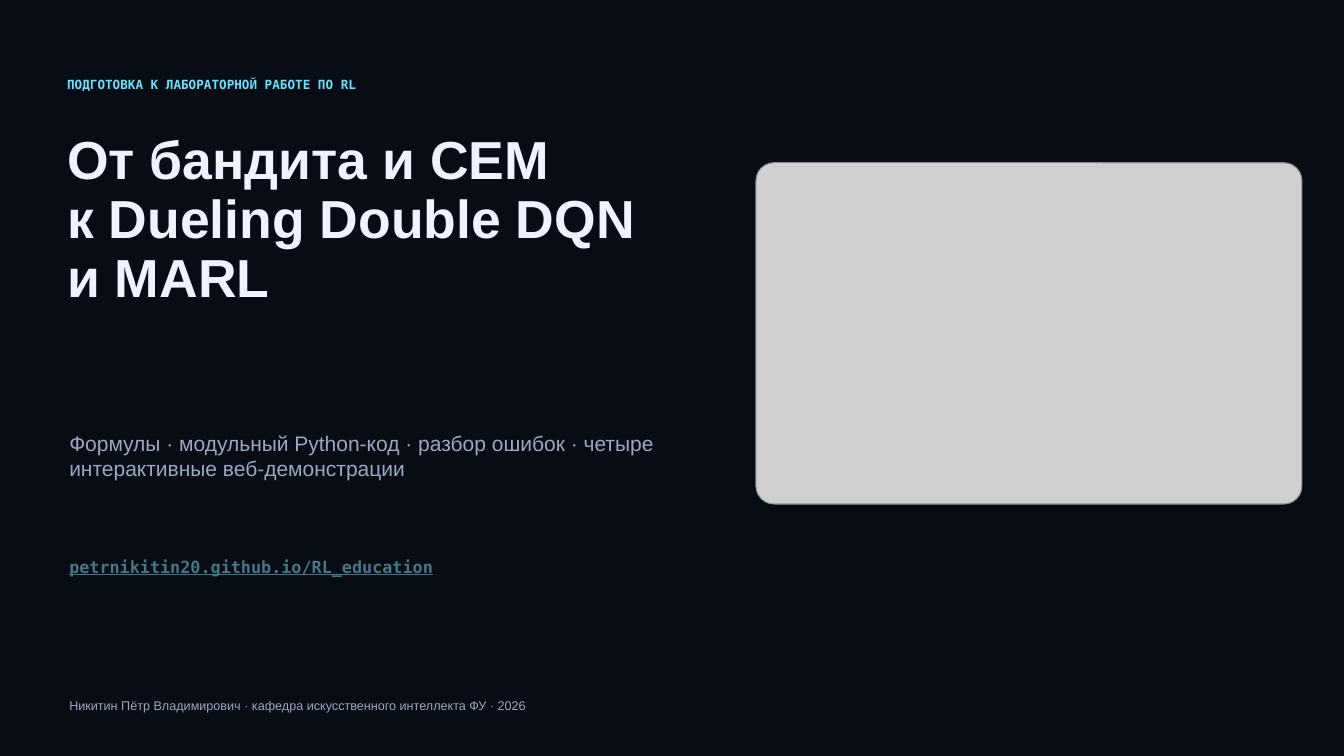
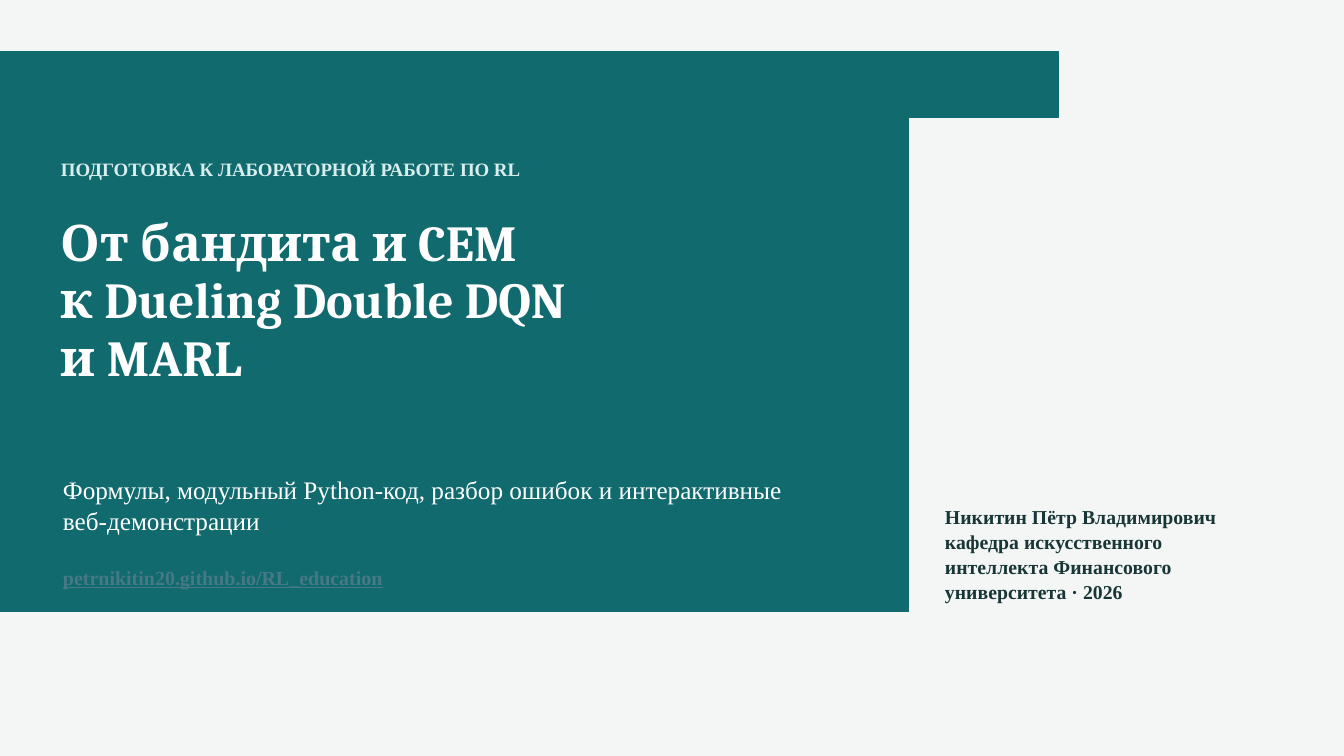
Before and after one commit to PetrNikitin20/RL_education, a slide deck: slide 1 of slides/RL_подготовка_к_лабораторной_работе.pptx. Drawn at 1344x756 pixels with LibreOffice and Linux fonts; fonts in the diff are those of the drawing; grey boxes stand for pictures; background and template pictures are left out. Boxes give left, top, right and bottom in pixels: in the first picture for what was removed or moved away, otherwise in the second. Text is boxed around its words. In the diff, an @@ line names an element or a change of style, - is before the commit and + after.

```diff
--- a/slides/RL_подготовка_к_лабораторной_работе.pptx
+++ b/slides/RL_подготовка_к_лабораторной_работе.pptx
@@ background #070C15 to picture (left out) @@
@@ rectangle added at <box>0,51,1059,118</box>, fill #116A6E, outline #116A6E 0.75 pt @@
@@ rectangle added at <box>0,118,908,612</box>, fill #116A6E, outline #116A6E 0.75 pt @@
@@ text "ПОДГОТОВКА К ЛАБОРАТОРНОЙ РАБОТЕ ПО ...": place and size @@
-text "ПОДГОТОВКА К ЛАБОРАТОРНОЙ РАБОТЕ ПО ..." at <box>67,78,356,92</box>
+text "ПОДГОТОВКА К ЛАБОРАТОРНОЙ РАБОТЕ ПО ..." at <box>61,161,520,180</box>
@@ text "ПОДГОТОВКА К ЛАБОРАТОРНОЙ РАБОТЕ ПО ..." at <box>61,161,520,180</box>: size 9 to 13.5 pt, font DejaVu Sans Mono to Times New Roman, text colour #62E4FF to #D8EEEE; line spacing 1 to 1.05 @@
@@ picture removed at <box>756,162,1303,504</box> @@
@@ text "От бандита и CEM": place and size @@
-text "От бандита и CEM" at <box>67,140,635,297</box>
+text "От бандита и CEM" at <box>61,222,566,376</box>
@@ text "От бандита и CEM" at <box>61,222,566,376</box>: size 38.2 to 36 pt, font Arial to Cambria, text colour #EEF3FF to #FFFFFF; line spacing 0.92 to 0.95 @@
@@ text at <box>63,481,782,536</box>: text changed; size 15 to 18 pt; font Arial to Times New Roman; text colour #9AA8C2 to #FFFFFF @@
-Формулы · модульный Python-код · разбор ошибок · четыре интерактивные веб-демонстрации
+Формулы, модульный Python-код, разбор ошибок и интерактивные веб-демонстрации
@@ text "Никитин Пётр Владимирович" at <box>945,511,1216,604</box>: vertical alignment middle to top @@
@@ text at <box>945,511,1216,604</box>: text changed; size 9 to 14.1 pt; font Arial to Times New Roman; text colour #9AA8C2 to #183637; bold on @@
-Никитин Пётр Владимирович · кафедра искусственного интеллекта ФУ · 2026
+Никитин Пётр Владимирович
+кафедра искусственного интеллекта Финансового университета · 2026
@@ text "petrnikitin20.github.io/RL_education" at <box>63,562,683,591</box>: size 12 to 14.2 pt, font DejaVu Sans Mono to Times New Roman; line spacing 1 to 1.05 @@
```
Also in this commit, not shown: 44 other slides changed, 1 slide added, 9 other files.
